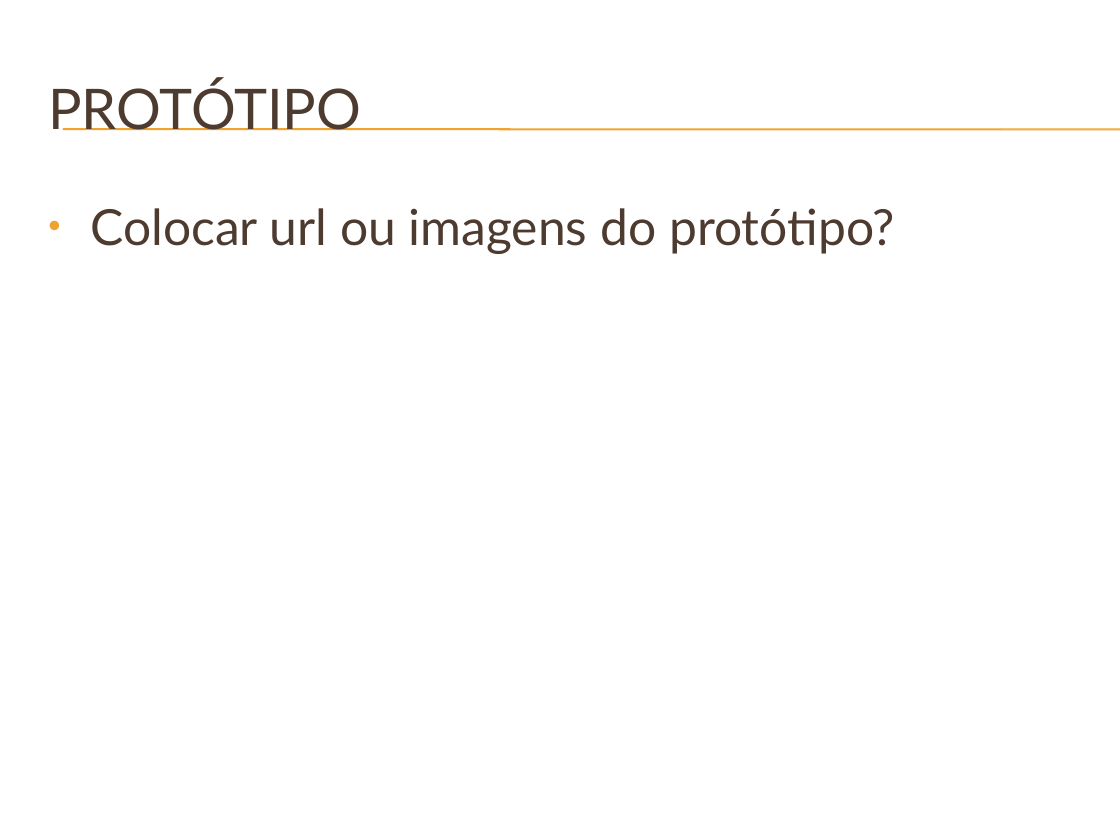
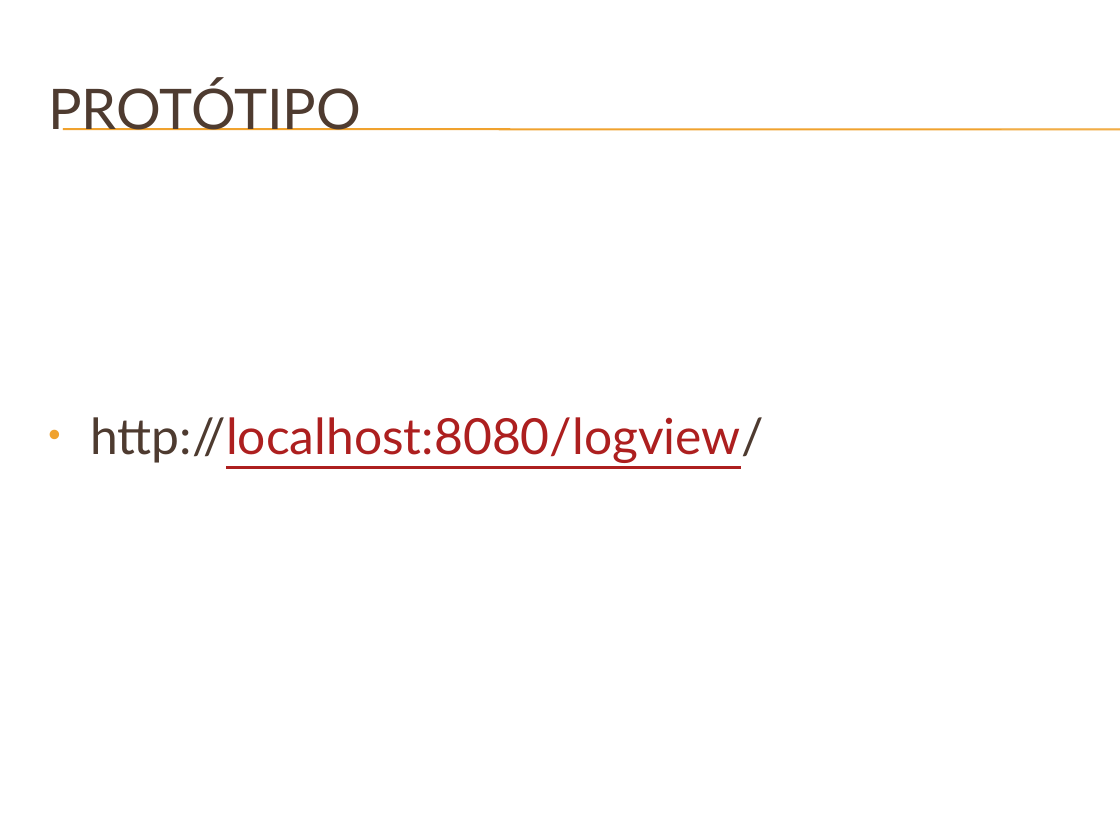
Before and after one commit to junioma/logviewerucb2009, a slide deck: slide 9 of DOCUMENTAÇÃO/_SLIDE/JMBLogViewer.pptx (slide 12 before the commit). Drawn at 1120x840 pixels with LibreOffice and Linux fonts; fonts in the diff are those of the drawing; background and template pictures are left out. Boxes give left, top, right and bottom in pixels: in the first picture for what was removed or moved away, otherwise in the second. Text is boxed around its words. In the diff, an @@ line names an element or a change of style, - is before the commit and + after.

```diff
--- a/DOCUMENTAÇÃO/_SLIDE/JMBLogViewer.pptx
+++ b/DOCUMENTAÇÃO/_SLIDE/JMBLogViewer.pptx
@@ text at [90, 417, 764, 463]: text changed; text colour #4E3B30 to #AD1F1F @@
-• Colocar url ou imagens do protótipo?
+• http://localhost:8080/logview/
```
Also in this commit, not shown: 3 other slides changed, 3 slides removed.
